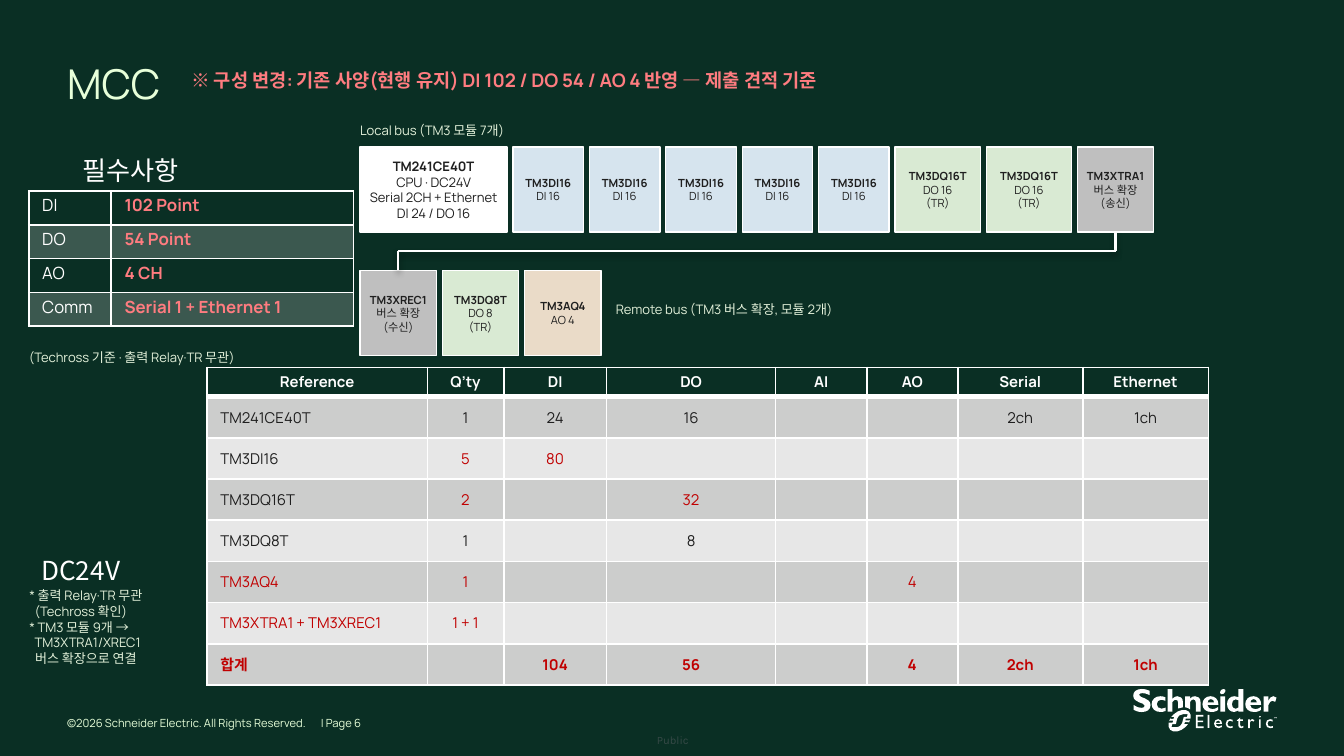
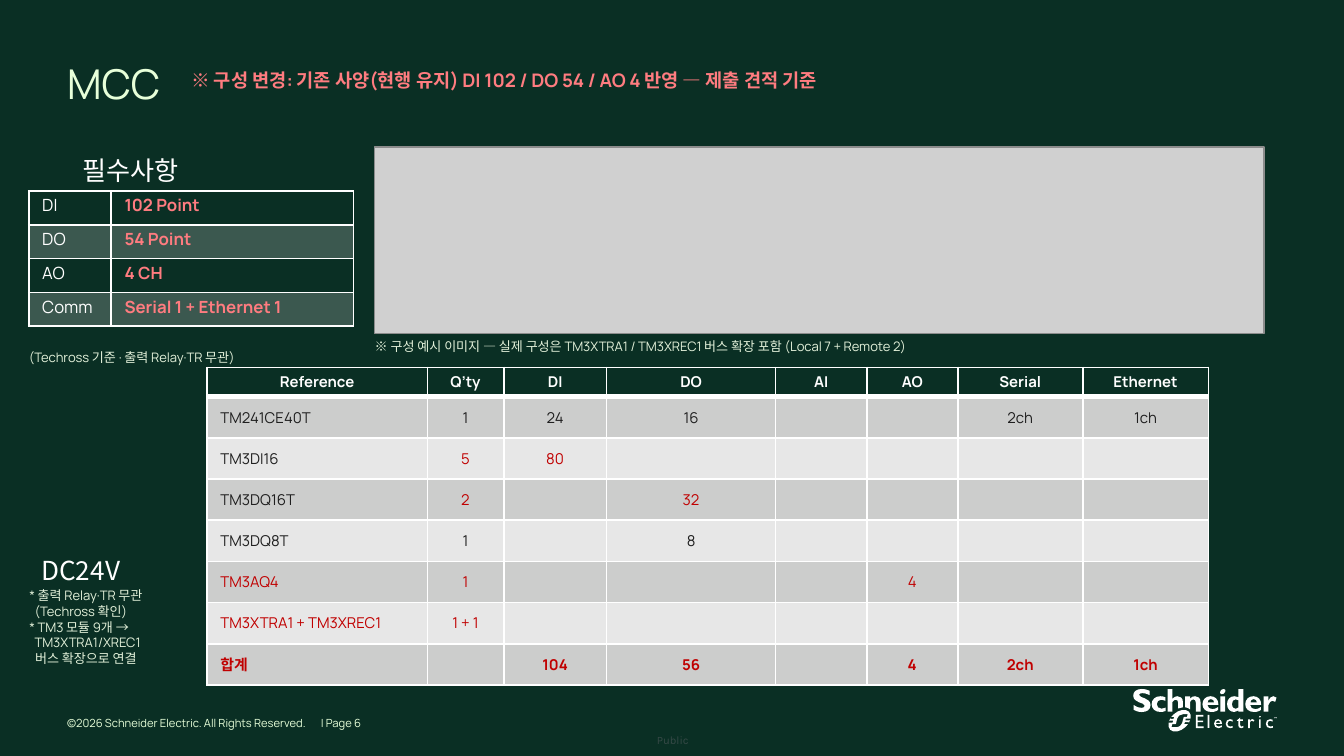
Before and after one commit to bmk3037/New-Project, a slide deck: slide 6 of 최종_제출본/PLC_Configuration_for_Techross_261006_수정.pptx. Drawn at 1344x756 pixels with LibreOffice and Linux fonts; fonts in the diff are those of the drawing; grey boxes stand for pictures; background and template pictures are left out. Boxes give left, top, right and bottom in pixels: in the first picture for what was removed or moved away, otherwise in the second. Text is boxed around its words. In the diff, an @@ line names an element or a change of style, - is before the commit and + after.

```diff
--- a/최종_제출본/PLC_Configuration_for_Techross_261006_수정.pptx
+++ b/최종_제출본/PLC_Configuration_for_Techross_261006_수정.pptx
@@ text removed at (x1=360, y1=124, x2=504, y2=137) @@
-Local bus (TM3 모듈 7개)
@@ rectangle removed at (x1=360, y1=146, x2=507, y2=231) @@
-TM241CE40T
-CPU · DC24V
-Serial 2CH + Ethernet
-DI 24 / DO 16
@@ picture added at (x1=375, y1=146, x2=1265, y2=333) @@
@@ rectangle removed at (x1=513, y1=146, x2=583, y2=231) @@
-TM3DI16
-DI 16
@@ rectangle removed at (x1=590, y1=146, x2=660, y2=231) @@
-TM3DI16
-DI 16
@@ rectangle removed at (x1=665, y1=146, x2=735, y2=231) @@
-TM3DI16
-DI 16
@@ rectangle removed at (x1=742, y1=146, x2=812, y2=231) @@
-TM3DI16
-DI 16
@@ rectangle removed at (x1=818, y1=146, x2=888, y2=231) @@
-TM3DI16
-DI 16
@@ rectangle removed at (x1=895, y1=146, x2=980, y2=231) @@
-TM3DQ16T
-DO 16
-(TR)
@@ rectangle removed at (x1=986, y1=146, x2=1071, y2=231) @@
-TM3DQ16T
-DO 16
-(TR)
@@ rectangle removed at (x1=1078, y1=146, x2=1154, y2=231) @@
-TM3XTRA1
-버스 확장
-(송신)
@@ line removed from (1116, 233) to (1116, 251) @@
@@ line removed from (398, 251) to (1116, 251) @@
@@ line removed from (398, 251) to (398, 270) @@
@@ rectangle removed at (x1=360, y1=270, x2=437, y2=355) @@
-TM3XREC1
-버스 확장
-(수신)
@@ rectangle removed at (x1=442, y1=270, x2=519, y2=355) @@
-TM3DQ8T
-DO 8
-(TR)
@@ rectangle removed at (x1=524, y1=270, x2=601, y2=355) @@
-TM3AQ4
-AO 4
@@ text removed at (x1=616, y1=303, x2=833, y2=316) @@
-Remote bus (TM3 버스 확장, 모듈 2개)
@@ text added at (x1=391, y1=340, x2=906, y2=353), 7 pt, text #E2F0D9 @@
+※ 구성 예시 이미지 — 실제 구성은 TM3XTRA1 / TM3XREC1 버스 확장 포함 (Local 7 + Remote 2)
```
